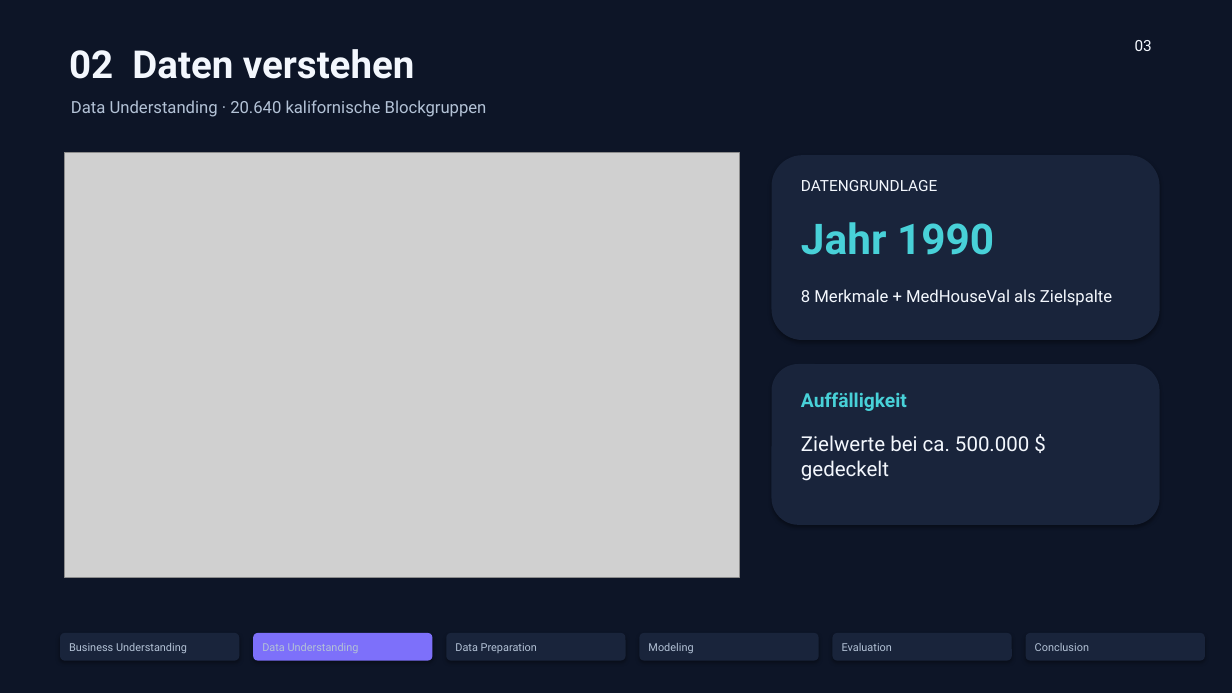
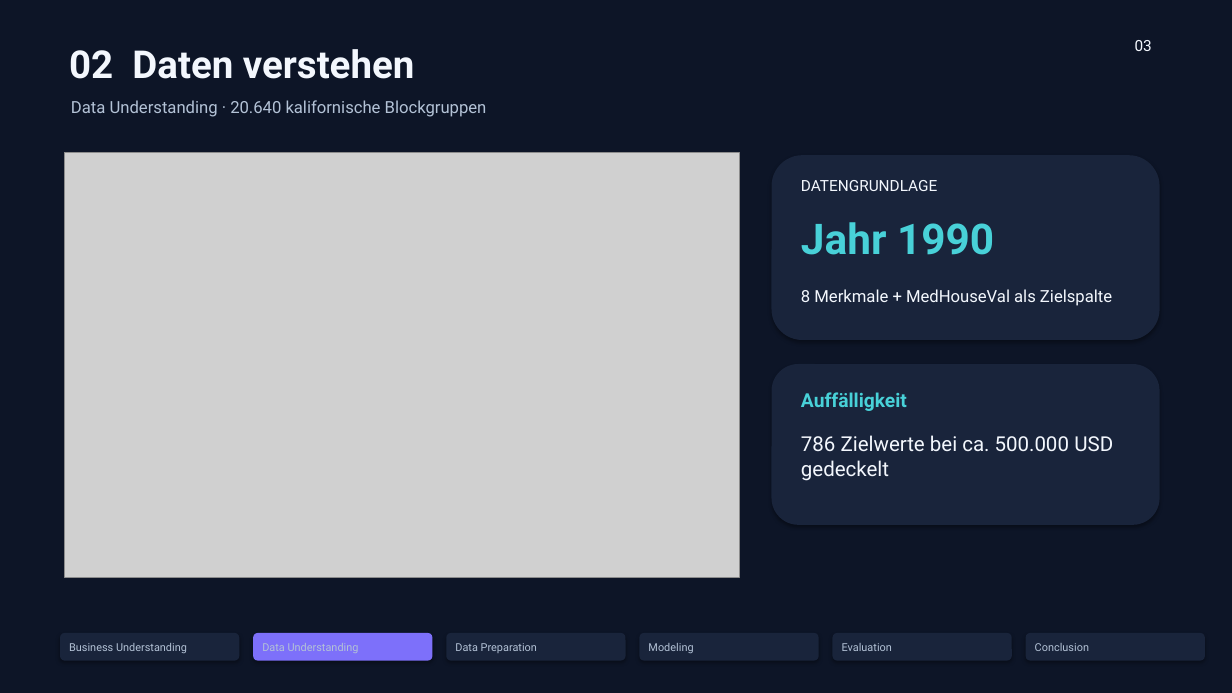
Before and after one commit to aaronddecker/california-housing-ml, a slide deck: slide 3 of presentation/abschlusspraesentation.pptx. Drawn at 1232x693 pixels with LibreOffice and Linux fonts; fonts in the diff are those of the drawing; grey boxes stand for pictures. Boxes give left, top, right and bottom in pixels: in the first picture for what was removed or moved away, otherwise in the second. Text is boxed around its words. In the diff, an @@ line names an element or a change of style, - is before the commit and + after.

Commit message:
Abschlussstand

```diff
--- a/presentation/abschlusspraesentation.pptx
+++ b/presentation/abschlusspraesentation.pptx
@@ text at (x1=801, y1=435, x2=1113, y2=481): text changed @@
-Zielwerte bei ca. 500.000 $ gedeckelt
+786 Zielwerte bei ca. 500.000 USD gedeckelt
```
